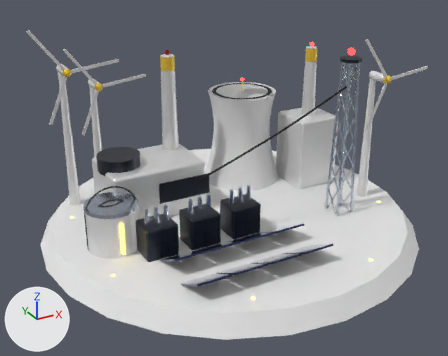
The glTF model public/models/buildings/power-T4.glb as it was, and as the next commit left it.
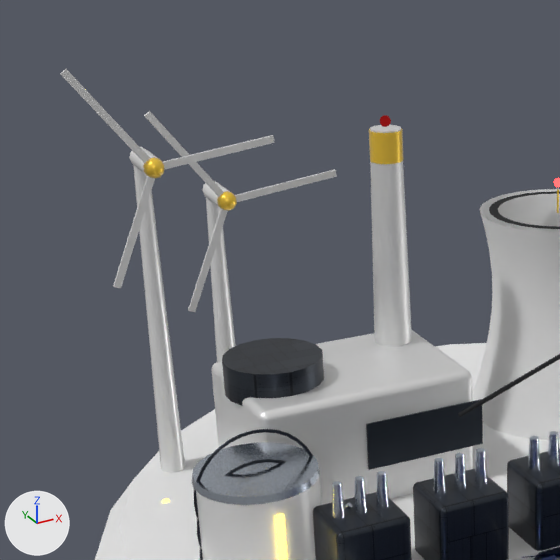
The first picture shows the older version from a camera (50 mm lens) standing at (-4.6, -8.18, 5.29) and looking at (-0.22, -0.22, 1.31). The close-ups show the older and then the newer version on the part from 0% to 54% of the width and 0% to 68% of the height of that picture. Only the edits that show in the close-ups are written down. Arrows for +X, +Y and +Z are at lower left; the lights stay in place. Where no turn or scale is listed for an object, it has been applied to the vertices.
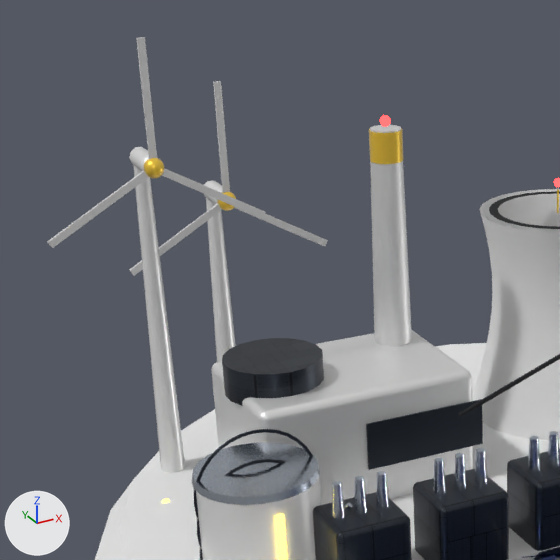
Not drawn themselves, but carrying or shaping drawn objects: ob_node_134, ob_node_136, ob_node_138, ob_node_146, ob_node_148, ob_node_150.

What differs and where, as boxes [x1, y1, x2, y2] in the close-ups (560 x 560 px):
'Mesh_107', moved
    before: [61, 69, 150, 163]
    after: [136, 37, 157, 159]
'Mesh_108', moved
    before: [113, 176, 155, 288]
    after: [47, 170, 148, 248]
'Mesh_109', moved
    before: [163, 135, 275, 169]
    after: [162, 168, 266, 219]
'Mesh_113', moved
    before: [144, 111, 224, 197]
    after: [213, 81, 230, 193]
'Mesh_114', moved
    before: [188, 208, 228, 312]
    after: [129, 203, 222, 276]
'Mesh_115', moved
    before: [235, 169, 337, 202]
    after: [235, 207, 328, 246]

The edits, one by one:
In object 'Node_134' (ob_node_134), parent goes from ob_node_133 to ob_anim_rotz.
In object 'Node_136' (ob_node_136), parent goes from ob_node_133 to ob_anim_rotz.
In object 'Node_138' (ob_node_138), parent goes from ob_node_133 to ob_anim_rotz.
In object 'Node_146' (ob_node_146), parent goes from ob_node_145 to ob_anim_rotz_001.
In object 'Node_148' (ob_node_148), parent goes from ob_node_145 to ob_anim_rotz_001.
In object 'Node_150' (ob_node_150), parent goes from ob_node_145 to ob_anim_rotz_001.
Object 'anim:rotZ.001' (ob_anim_rotz_001) is new.
Its parent is ob_node_143.
Its location is (0.0, -0.22, 0.0).
Object 'anim:rotZ' (ob_anim_rotz) is new.
Its parent is ob_node_131.
Its location is (0.0, -0.22, 0.0).
